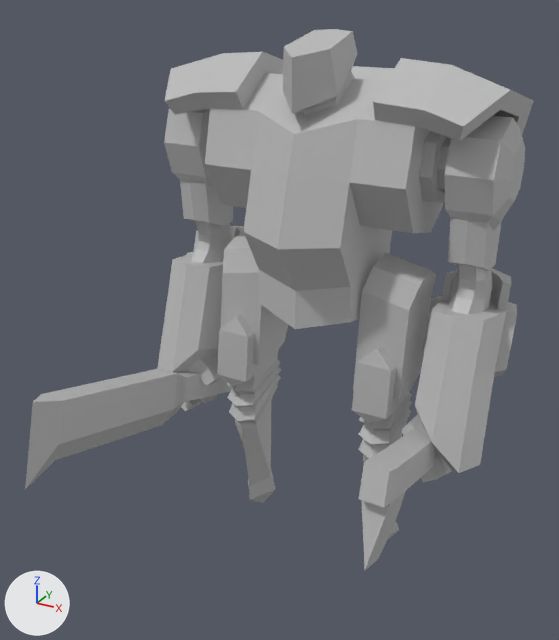
A saved change to the FBX model Assets/Units/Specialist/Specialist.fbx.
Both versions are drawn from a 50 mm camera at (0.827, -1.757, 1.521) aimed at (0.004, -0.261, 0.773). The axes (+X, +Y, +Z) are drawn at lower left. The lights are the same throughout. Where no turn or scale is listed for an object, it has been applied to the vertices.

The first picture shows 'Specialist:Axe', 'Specialist:Specialist', 'Specialist:Sword'.
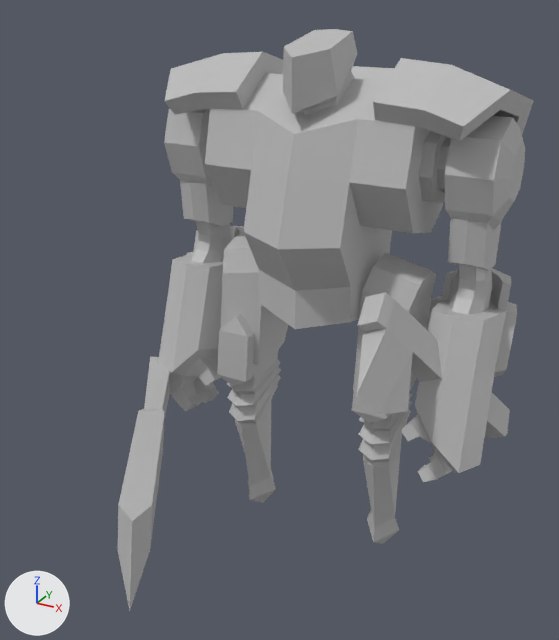
What the commit changed:
Object 'Specialist:Axe' (ob_specialist_axe) moves from (35.01, 42.53, 6.909) to (42.05, 54.8, 2.059).
Object 'Specialist:Axe' (ob_specialist_axe) turns from (0, 0, 0) to (-40, -10, 25) degrees about x, y and z.
Object 'Specialist:Sword' (ob_specialist_sword) moves from (-35.01, 43.4, 6.693) to (-37.28, 46.97, 28.02).
Object 'Specialist:Sword' (ob_specialist_sword) turns from (0, 0, 0) to (7.1, 33, -6.5) degrees about x, y and z.

Location of each change, (x1, y1, x2, y2) in pixels of the pictures (559 x 640 px):
'Specialist:Sword', moved, turned
    before: (25, 368, 232, 489)
    after: (117, 357, 170, 611)
'Specialist:Axe', moved, turned
    before: (359, 430, 436, 570)
    after: (357, 292, 510, 438)
